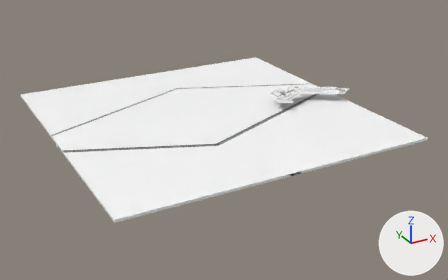
One commit to the glTF model others/5.gltf: the scene before it, then after it.
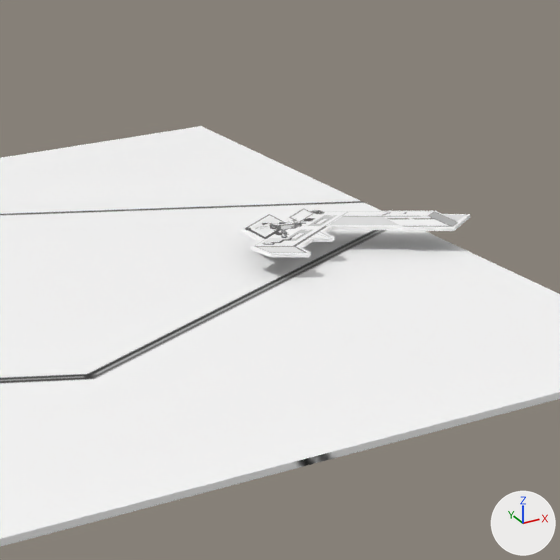
There are two pictures of each version: one whole from a camera (50 mm lens) standing at (-0.396, -0.775, 0.324) and looking at (0.012, -0.034, -0.046), one close up on the part from 41% to 85% of the width and 5% to 75% of the height. Lighting does not change. The marker at lower right points along +X, +Y and +Z. Both versions are drawn at frame 20 of the action 'Curve.002Action.002'; the numbers are the values there.

Objects in the first close-up: 'Curve.003', '平面'.
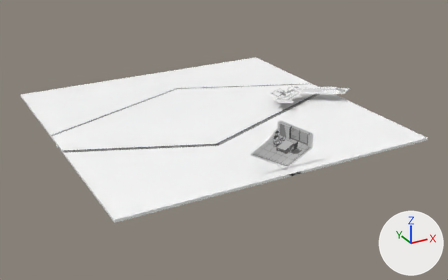
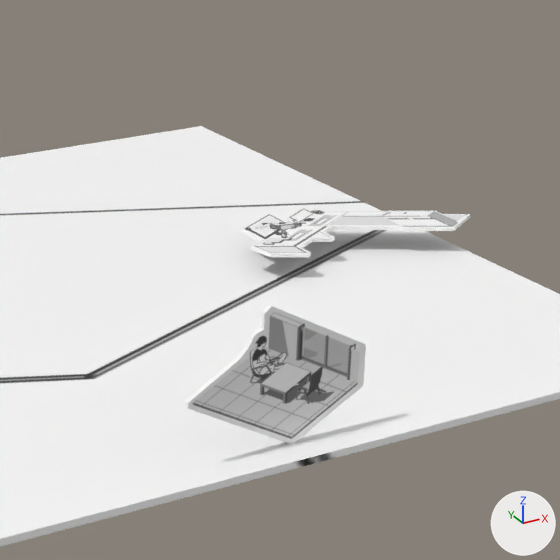
Diff of the bpy script that builds the scene:
```diff
--- a/others/5.gltf.py
+++ b/others/5.gltf.py
@@ ob_curve_002 @@
 ob_curve_002.location = (-0.0491, -0.2098, -0.0158)
+ob_curve_002.rotation_euler = (1.571, 0.0, 0.0)  # degrees (90, 0, 0)
 ob_curve_002.scale = (1.43, 1.43, 0.897)
```

Location of each change, (x1, y1, x2, y2) in pixels of the close-ups (560 x 560 px):
'Curve.002', turned (not visible before)
    after: (185, 305, 366, 444)
